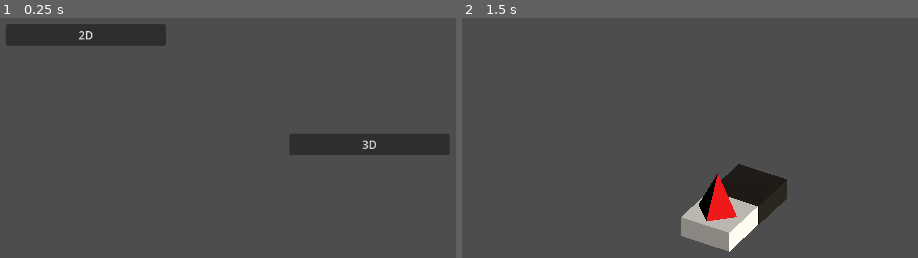
Above: before the commit, frames 1-2 (left to right).
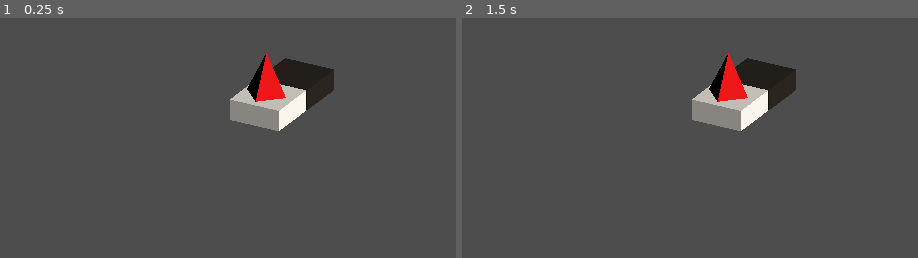
Above: after the commit, the same moments.

Repository: Lorenzo603/martian-chess
Game: Godot game, scene res://3DVersion/Main3D.tscn
Same seed, same stepped clock (60 frames per second), same inputs: the game is played once before the commit and once after it. Before the commit the project starts from res://MainMenu.tscn.
Inputs (mouse positions are in pixels of both pictures, inside the frame that each line leads up to):
- Up to frame 1 (0.25 s): no input
- Up to frame 2 (1.5 s): click (831, 145) at 0.5 s, where only the run before the commit has a clickable "3D"; tap Enter at 1.25 s; move the mouse to (904, 70) at 1.27 s; hold Up (ui_up) from 1.28 s (still down); tap O at 1.35 s; click (904, 70) at 1.42 s

The runs differ from the first frame. In frame 1, 11% of the frame differs, in the area x 1-99%, y 2-58%; in frame 2, 9.7%.
Error before the commit: Parse Error: Expected indented block after function declaration. (res://3DVersion/Camera3D.gd:5)

Commit message:
basic dragging in 3D

Diff:
--- a/3DVersion/Camera3D.gd
+++ b/3DVersion/Camera3D.gd
@@ -1,9 +1,9 @@
 extends Camera3D
 
-@onready var pyr = $Board/pyramid
+@export var pyr: Node3D = null
 
 func _ready():
-	#look_at(pyr.global_position)
+	look_at(pyr.global_position)
 
 	#await get_tree().create_timer(2).timeout
 
--- a/3DVersion/Main3D.tscn
+++ b/3DVersion/Main3D.tscn
@@ -1,29 +1,41 @@
-[gd_scene load_steps=4 format=3 uid="uid://bsn7e66hjrpb0"]
+[gd_scene load_steps=6 format=3 uid="uid://bsn7e66hjrpb0"]
 
 [ext_resource type="Script" path="res://3DVersion/Camera3D.gd" id="1_1j2gp"]
 [ext_resource type="PackedScene" uid="uid://d3ry5qvl2rxbd" path="res://3DVersion/tile_3d.tscn" id="2_ftos4"]
 [ext_resource type="PackedScene" uid="uid://ixycpcft7vcl" path="res://Assets/Models/pyramid_big.tscn" id="3_7h4q5"]
 
+[sub_resource type="StandardMaterial3D" id="StandardMaterial3D_5o76j"]
+resource_local_to_scene = true
+albedo_color = Color(1, 0.98, 0.94, 1)
+
+[sub_resource type="StandardMaterial3D" id="StandardMaterial3D_qlfan"]
+resource_local_to_scene = true
+albedo_color = Color(1, 0.98, 0.94, 1)
+
 [node name="Main3D" type="Node"]
 
-[node name="Camera3D" type="Camera3D" parent="."]
-transform = Transform3D(1, 0, 0, 0, 0.835443, 0.549577, 0, -0.549577, 0.835443, -0.328289, 20.5951, 33.217)
+[node name="Camera3D" type="Camera3D" parent="." node_paths=PackedStringArray("pyr")]
+transform = Transform3D(1, 0, 0, 0, 1, 0, 0, 0, 1, 0, 24.7322, 54.806)
 projection = 1
 size = 20.0
+near = 0.001
 script = ExtResource("1_1j2gp")
+pyr = NodePath("../Board/pyramid")
 
 [node name="DirectionalLight3D" type="DirectionalLight3D" parent="."]
 transform = Transform3D(0.518793, -0.532249, 0.669003, 0.269842, 0.844496, 0.462613, -0.811196, -0.0594755, 0.581742, 8.10246, 10.3273, 7.6004)
 
 [node name="Board" type="Node3D" parent="."]
-transform = Transform3D(0.861088, 0, -0.508455, 0, 1, 0, 0.508455, 0, 0.861088, -1.19382, -1.95782, 9.96326)
+transform = Transform3D(0.861088, 0, -0.508455, 0, 1, 0, 0.508455, 0, 0.861088, 1, -2, 0)
 
 [node name="pyramid" parent="Board" instance=ExtResource("3_7h4q5")]
 transform = Transform3D(1, 0, 0, 0, 1, 0, 0, 0, 1, 1.10493, 1.99863, 1.10319)
 
 [node name="Tile" parent="Board" instance=ExtResource("2_ftos4")]
 transform = Transform3D(2.5, 0, 0.00152719, 0, 1, 0, -0.00152719, 0, 2.5, 1.12392, 1.38974, 0.997628)
+surface_material_override/0 = SubResource("StandardMaterial3D_5o76j")
 
 [node name="Tile2" parent="Board" instance=ExtResource("2_ftos4")]
 transform = Transform3D(2.5, 0, 0.00152719, 0, 1, 0, -0.00152719, 0, 2.5, 1.14827, 1.38974, -1.53405)
+surface_material_override/0 = SubResource("StandardMaterial3D_qlfan")
 tile_color = Color(0.113725, 0.0745098, 0, 1)
--- /dev/null
+++ b/3DVersion/pyramid_big.gd
@@ -0,0 +1,38 @@
+extends Node3D
+
+
+var is_dragging = false
+
+func _process(_delta):
+	if is_dragging:
+		var viewport = get_viewport()
+		var mouse_position = viewport.get_mouse_position()
+		var camera = viewport.get_camera_3d()
+
+		var origin := camera.project_ray_origin(mouse_position)
+		var direction := camera.project_ray_normal(mouse_position)
+
+		var ray_length = 5
+		var end = origin + direction * ray_length
+
+		#var space_state := get_world_3d().direct_space_state
+		#var query := PhysicsRayQueryParameters3D.create(origin, end)
+		#var result := space_state.intersect_ray(query)
+
+		#var mouse_position_3D = end
+		#if not result.is_empty():
+		#	mouse_position_3D = result["position"]
+
+		self.global_position = end
+
+
+func _on_user_select_piece_area_3d_input_event(camera, event, _position, _normal, _shape_idx):
+	if event is InputEventMouseButton:
+		if event.button_index == MOUSE_BUTTON_LEFT and event.pressed:
+				is_dragging = true
+
+		elif event.button_index == MOUSE_BUTTON_LEFT and event.is_released():
+			if not is_dragging: # avoids triggering release on pieces in the destination tile
+				return
+
+			is_dragging = false
--- a/3DVersion/tile_3d.tscn
+++ b/3DVersion/tile_3d.tscn
@@ -8,8 +8,20 @@
 resource_local_to_scene = true
 albedo_color = Color(1, 0.98, 0.94, 1)
 
+[sub_resource type="BoxShape3D" id="BoxShape3D_bpvao"]
+
 [node name="MeshInstance3D" type="MeshInstance3D"]
 transform = Transform3D(0.808, 0, 0, 0, 0.5, 0, 0, 0, 0.808, 0, -0.25, 0)
 mesh = SubResource("BoxMesh_qtm1j")
 surface_material_override/0 = SubResource("StandardMaterial3D_v56v4")
 script = ExtResource("1_yrrrf")
+
+[node name="PieceClampPosition" type="Marker3D" parent="."]
+transform = Transform3D(1, 0, 0, 0, 1, 0, 0, 0, 1, 0, 0.5, 0)
+visible = false
+
+[node name="Area3D" type="Area3D" parent="."]
+
+[node name="CollisionShape3D" type="CollisionShape3D" parent="Area3D"]
+transform = Transform3D(1, 0, 0, 0, 1, 0, 0, 0, 1, 0, 0, 0)
+shape = SubResource("BoxShape3D_bpvao")
--- a/Assets/Models/pyramid_big.tscn
+++ b/Assets/Models/pyramid_big.tscn
@@ -1,11 +1,23 @@
-[gd_scene load_steps=3 format=3 uid="uid://ixycpcft7vcl"]
+[gd_scene load_steps=5 format=3 uid="uid://ixycpcft7vcl"]
 
 [ext_resource type="PackedScene" uid="uid://slhabd1nj446" path="res://Assets/Models/pyramid.glb" id="1_o4wxq"]
+[ext_resource type="Script" path="res://3DVersion/pyramid_big.gd" id="2_xh780"]
 
 [sub_resource type="StandardMaterial3D" id="StandardMaterial3D_ufbyg"]
 albedo_color = Color(1, 0, 0, 1)
 
+[sub_resource type="ConvexPolygonShape3D" id="ConvexPolygonShape3D_hnn4q"]
+points = PackedVector3Array(0, -1, 1, 1, -1, 0, 0, -1, -1, -1, -1, 0, 0, 1, 0)
+
 [node name="pyramid" instance=ExtResource("1_o4wxq")]
+script = ExtResource("2_xh780")
 
 [node name="Cone" parent="." index="0"]
 surface_material_override/0 = SubResource("StandardMaterial3D_ufbyg")
+
+[node name="UserSelectPieceArea3D" type="Area3D" parent="Cone" index="0"]
+
+[node name="CollisionShape3D" type="CollisionShape3D" parent="Cone/UserSelectPieceArea3D" index="0"]
+shape = SubResource("ConvexPolygonShape3D_hnn4q")
+
+[connection signal="input_event" from="Cone/UserSelectPieceArea3D" to="." method="_on_user_select_piece_area_3d_input_event"]
--- a/project.godot
+++ b/project.godot
@@ -11,7 +11,7 @@
 [application]
 
 config/name="MartianChess"
-run/main_scene="res://MainMenu.tscn"
+run/main_scene="res://3DVersion/Main3D.tscn"
 config/features=PackedStringArray("4.1", "Mobile")
 config/icon="res://icon.svg"
 
Not shown: 1 places in 3DVersion/tile_3d.tscn that only renumber resources
